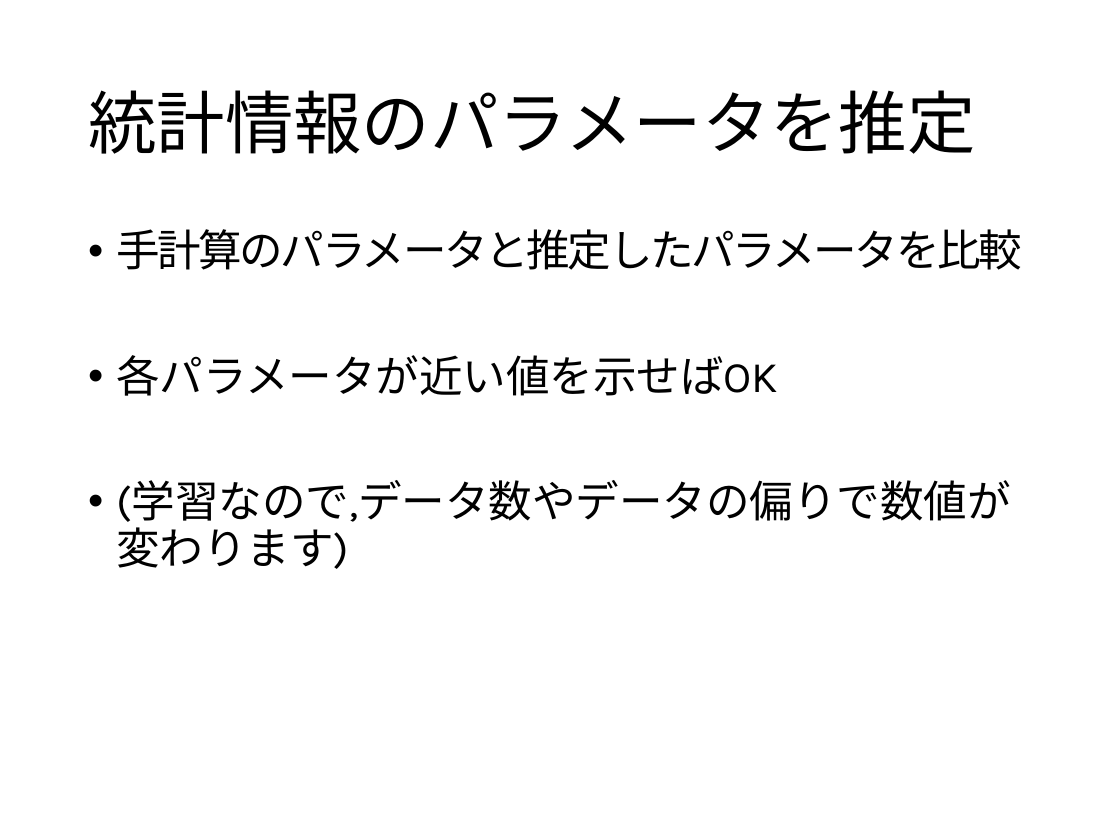
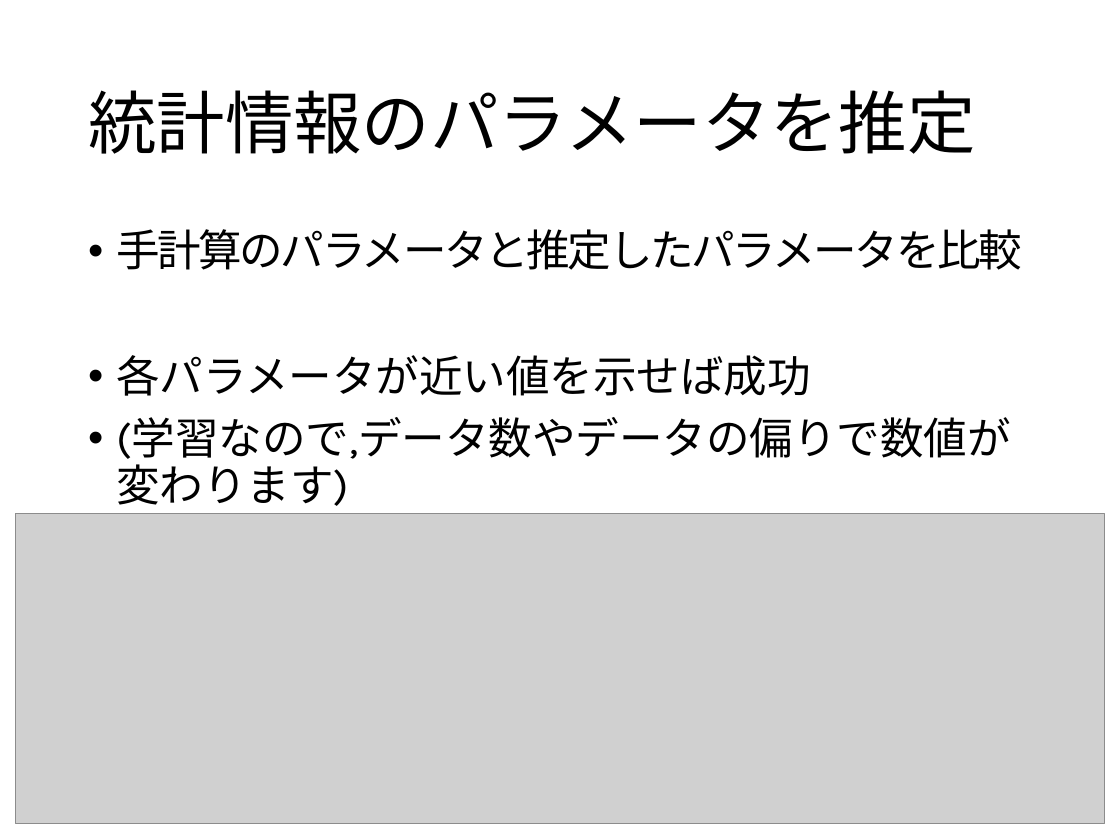
Before and after one commit to 2017B4/rinko, a slide deck: slide 26 of 輪講実習.pptx. Drawn at 1120x840 pixels with LibreOffice and Linux fonts; fonts in the diff are those of the drawing; grey boxes stand for pictures. Boxes give left, top, right and bottom in pixels: in the first picture for what was removed or moved away, otherwise in the second. Text is boxed around its words. In the diff, an @@ line names an element or a change of style, - is before the commit and + after.

```diff
--- a/輪講実習.pptx
+++ b/輪講実習.pptx
@@ text at [116,355,811,396]: text changed @@
-• 各パラメータが近い値を示せばOK
+• 各パラメータが近い値を示せば成功
@@ picture added at [16,514,1104,824] @@
```
Also in this commit, not shown: 2 other slides changed, 1 slide added.
